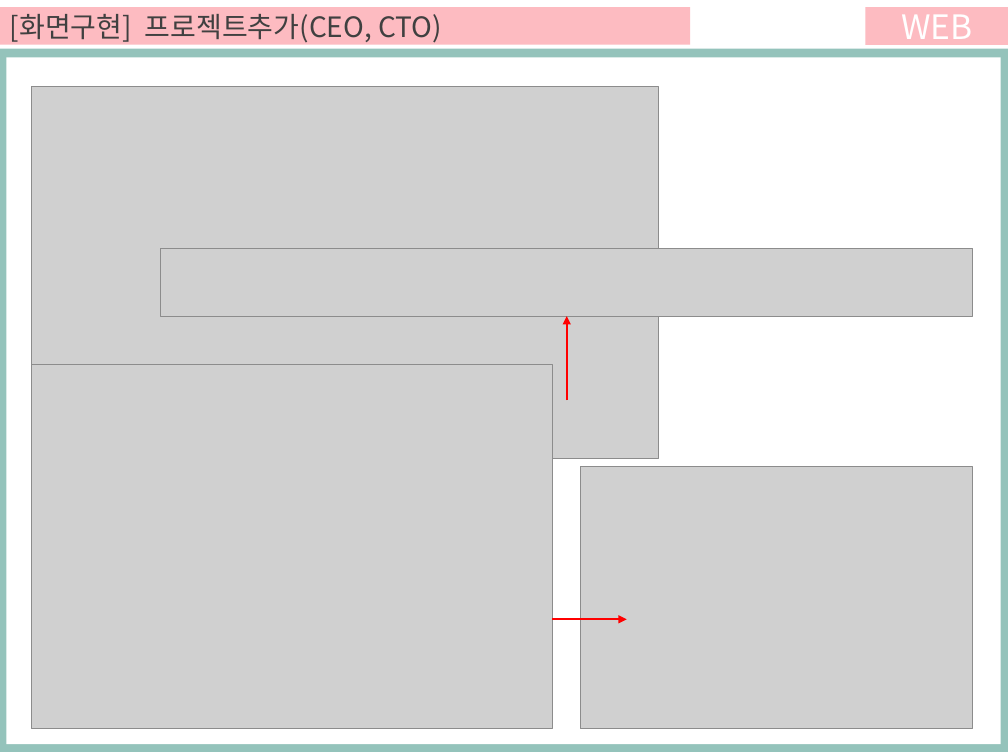
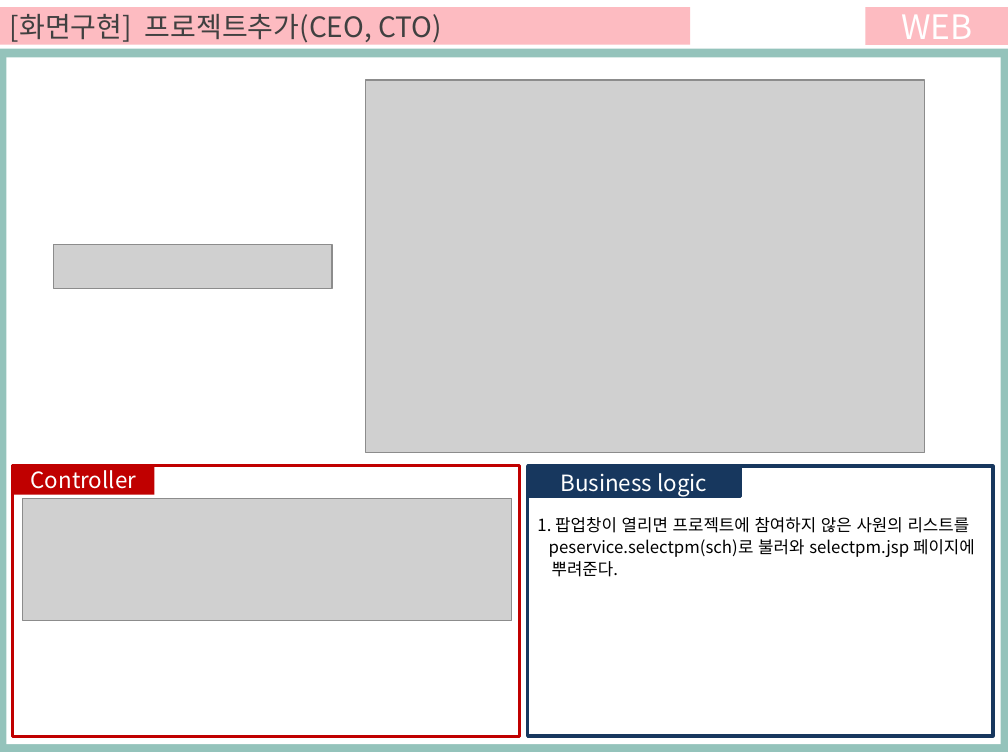
Before and after one commit to ezenteam03/project06, a slide deck: slide 24 of WebContent/jhk/0608 전현규.pptx (slide 23 before the commit). Drawn at 1008x756 pixels with LibreOffice and Linux fonts; fonts in the diff are those of the drawing; grey boxes stand for pictures. Boxes give left, top, right and bottom in pixels: in the first picture for what was removed or moved away, otherwise in the second. Text is boxed around its words. In the diff, an @@ line names an element or a change of style, - is before the commit and + after.

```diff
--- a/WebContent/jhk/0608 전현규.pptx
+++ b/WebContent/jhk/0608 전현규.pptx
@@ picture: place and size @@
-picture at [581,467,973,729]
+picture at [366,80,924,453]
@@ picture: place and size @@
-picture at [31,87,659,458]
+picture at [53,244,332,287]
@@ picture removed at [161,248,973,317] @@
@@ arrow removed from (566, 400) to (566, 317) @@
@@ picture removed at [31,365,552,729] @@
@@ rectangle added at [13,466,520,737], outline #C00000 2 pt @@
@@ rectangle added at [13,466,155,495], fill #C00000, 16 pt, text #FFFFFF @@
+Controller
@@ rectangle added at [527,466,993,736], fill #FFFFFF, outline #17375E 2.25 pt, 12 pt, text #000000 @@
+1. 팝업창이 열리면 프로젝트에 참여하지 않은 사원의 리스트를
+peservice.selectpm(sch)로 불러와 selectpm.jsp 페이지에
+뿌려준다.
@@ rectangle added at [527,468,740,497], fill #17375E, outline #17375E 2.25 pt, 16 pt, text #FFFFFF @@
+Business logic
@@ picture added at [23,498,512,620] @@
@@ arrow removed from (552, 619) to (627, 619) @@
```
Also in this commit, not shown: 6 other slides changed, 3 slides added, 17 other files.
